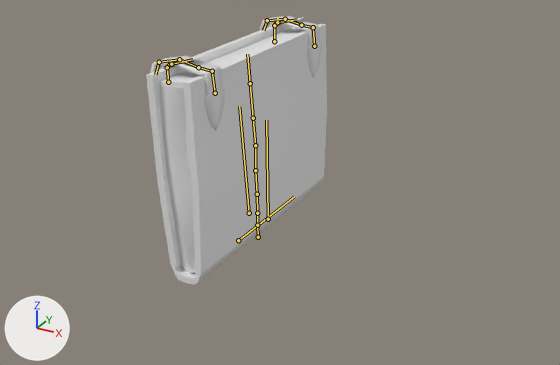
An edit to the Blender file Blender Projects/Weapon_Grimoire_WIP.blend, drawn before and after from the same camera.
Rendered twice from a 50 mm camera at (3.12, -5.24, 2.98) aimed at (0.29, -0.09, 0.4). Every picture has the same lights, and +X, +Y and +Z are marked at lower left. The older version comes first. Both versions are drawn at the pose saved in each file; the numbers are the values there. The bones that change, and the others that lie on the model, are drawn over the model as lines.

The first picture shows 'le book collection'.
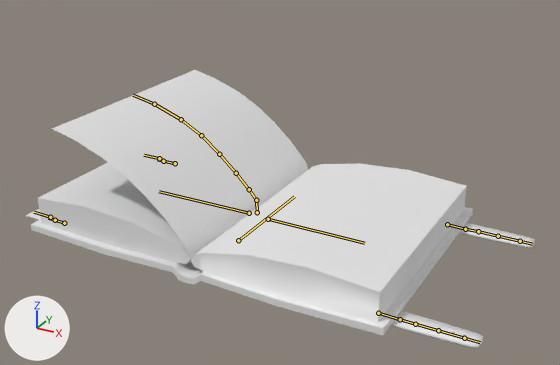
Boxes (x1, y1, x2, y2) around the edits, measured in the pictures (560 x 365 px):
'le book collection', posed (180% wider): before (146, 16, 327, 285); after (26, 70, 535, 349)
bone 'cover_L', root to tip: before (249, 213) to (239, 106); after (249, 213) to (159, 191)
bone 'strap_BL_02', root to tip: before (167, 67) to (171, 60); after (55, 220) to (48, 218)
bone 'buckle_BL', root to tip: before (171, 64) to (193, 59); after (50, 217) to (34, 212)
bone 'strap_TL_01', root to tip: before (274, 41) to (274, 25); after (175, 163) to (163, 161)
bone 'strap_TL_02', root to tip: before (274, 25) to (277, 18); after (163, 161) to (157, 159)
bone 'buckle_TL', root to tip: before (277, 22) to (297, 19); after (159, 158) to (144, 155)
bone 'page_01', root to tip: before (258, 237) to (257, 225); after (257, 212) to (256, 200)
bone 'page_02', root to tip: before (257, 225) to (257, 213); after (256, 200) to (249, 189)
bone 'page_03', root to tip: before (257, 213) to (257, 194); after (249, 189) to (236, 173)
bone 'page_04', root to tip: before (257, 194) to (255, 170); after (236, 173) to (219, 154)
bone 'page_05', root to tip: before (255, 170) to (255, 145); after (219, 154) to (201, 135)
bone 'page_06', root to tip: before (255, 145) to (253, 118); after (201, 135) to (181, 119)
bone 'page_07', root to tip: before (253, 118) to (250, 83); after (181, 119) to (154, 104)
bone 'page_08', root to tip: before (250, 83) to (247, 54); after (154, 104) to (133, 95)
bone 'cover_R', root to tip: before (268, 219) to (266, 120); after (268, 219) to (364, 243)
bone 'strap_BR_01', root to tip: before (215, 93) to (212, 71); after (378, 313) to (400, 319)
bone 'strap_BR_02', root to tip: before (212, 71) to (198, 67); after (400, 319) to (415, 324)
bone 'strap_BR_03', root to tip: before (198, 67) to (179, 59); after (415, 324) to (438, 330)
bone 'strap_BR_04', root to tip: before (179, 59) to (159, 62); after (438, 330) to (464, 338)
bone 'strap_BR_05', root to tip: before (159, 62) to (155, 74); after (464, 338) to (480, 342)
bone 'strap_TR_01', root to tip: before (314, 46) to (313, 27); after (447, 224) to (465, 229)
bone 'strap_TR_02', root to tip: before (313, 27) to (301, 25); after (465, 229) to (478, 231)
bone 'strap_TR_03', root to tip: before (301, 25) to (285, 19); after (478, 231) to (498, 236)
bone 'strap_TR_04', root to tip: before (285, 19) to (267, 20); after (498, 236) to (520, 241)
bone 'strap_TR_05', root to tip: before (267, 20) to (263, 30); after (520, 241) to (532, 244)

The change in detail:
Bone 'cover_L' (bone_cover_l) turns from (86, -1, -1) to (0, 0, 0) degrees about its own x, y and z.
Bone 'strap_BL_02' (bone_strap_bl_02) turns from (42, 0, 0) to (0, 0, 0) degrees about its own x, y and z.
Bone 'buckle_BL' (bone_buckle_bl) turns from (34, 0, 0) to (0, 0, 0) degrees about its own x, y and z.
Bone 'strap_TL_01' (bone_strap_tl_01) turns from (3, 0, 0) to (0, 0, 0) degrees about its own x, y and z.
Bone 'strap_TL_02' (bone_strap_tl_02) turns from (26, 0, 0) to (0, 0, 0) degrees about its own x, y and z.
Bone 'buckle_TL' (bone_buckle_tl) turns from (52, 0, 0) to (0, 0, 0) degrees about its own x, y and z.
Bone 'page_01' (bone_page_01) moves from (0.01, -0.48, 0.0) to (0.0, 0.0, 0.0).
Bone 'page_02' (bone_page_02) turns from (0, 0, -42) to (0, 0, 0) degrees about its own x, y and z.
Bone 'page_03' (bone_page_03) turns from (0, 0, -1) to (0, 0, 0) degrees about its own x, y and z.
Bone 'page_04' (bone_page_04) turns from (0, 0, -1) to (0, 0, 0) degrees about its own x, y and z.
Bone 'page_05' (bone_page_05) turns from (0, 0, -9) to (0, 0, 0) degrees about its own x, y and z.
Bone 'page_06' (bone_page_06) turns from (0, 0, -3) to (0, 0, 0) degrees about its own x, y and z.
Bone 'page_07' (bone_page_07) turns from (0, 0, -8) to (0, 0, 0) degrees about its own x, y and z.
Bone 'page_08' (bone_page_08) turns from (0, 0, -9) to (0, 0, 0) degrees about its own x, y and z.
Bone 'cover_R' (bone_cover_r) turns from (91, 0, 0) to (0, 0, 0) degrees about its own x, y and z.
Bone 'strap_BR_01' (bone_strap_br_01) turns from (4, 0, 0) to (0, 0, 0) degrees about its own x, y and z.
Bone 'strap_BR_02' (bone_strap_br_02) turns from (0, 0, 80) to (0, 0, 0) degrees about its own x, y and z.
Bone 'strap_BR_03' (bone_strap_br_03) turns from (0, 0, -8) to (0, 0, 0) degrees about its own x, y and z.
Bone 'strap_BR_04' (bone_strap_br_04) turns from (3, 1, 24) to (0, 0, 0) degrees about its own x, y and z.
Bone 'strap_BR_05' (bone_strap_br_05) turns from (0, 0, 59) to (0, 0, 0) degrees about its own x, y and z.
Bone 'strap_TR_01' (bone_strap_tr_01) turns from (5, 0, 0) to (0, 0, 0) degrees about its own x, y and z.
Bone 'strap_TR_02' (bone_strap_tr_02) turns from (0, 0, 78) to (0, 0, 0) degrees about its own x, y and z.
Bone 'strap_TR_03' (bone_strap_tr_03) turns from (0, 0, -7) to (0, 0, 0) degrees about its own x, y and z.
Bone 'strap_TR_04' (bone_strap_tr_04) turns from (0, 0, 22) to (0, 0, 0) degrees about its own x, y and z.
Bone 'strap_TR_05' (bone_strap_tr_05) turns from (0, 0, 57) to (0, 0, 0) degrees about its own x, y and z.
